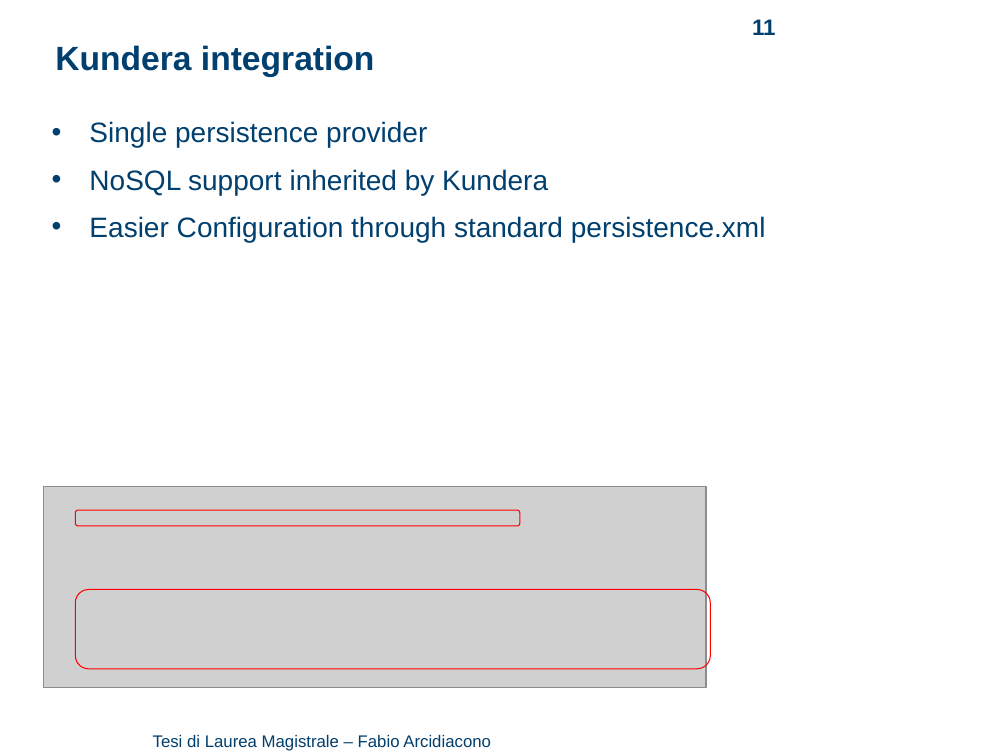
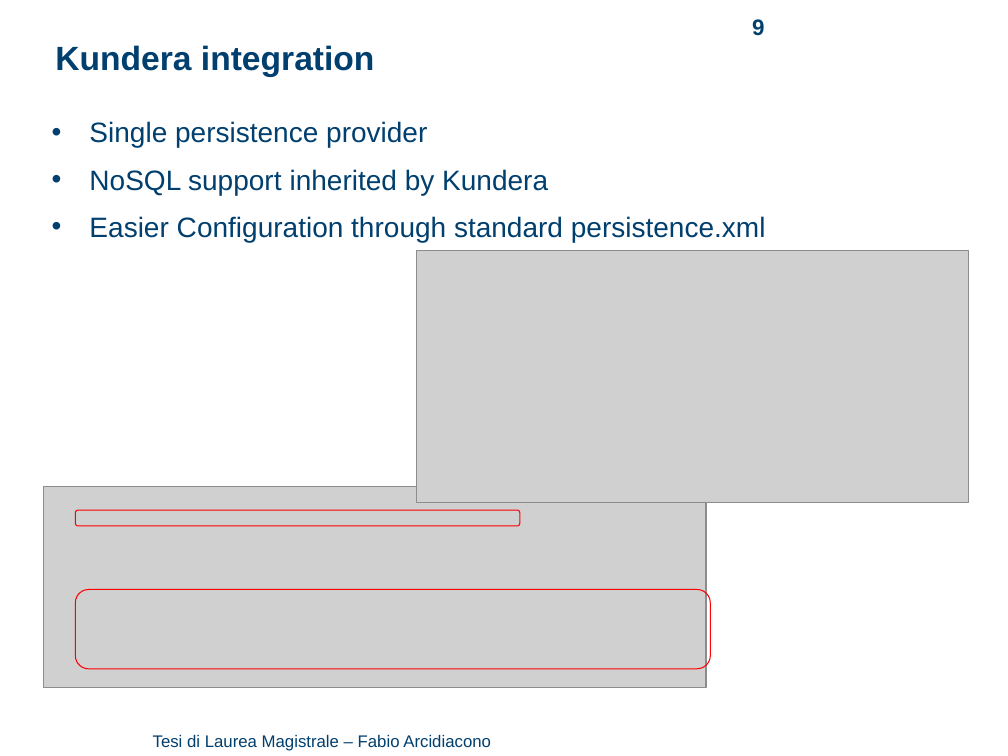
Before and after one commit to arci/thesis, a slide deck: slide 9 of presentation/ThesisPresentation.ppt (slide 11 before the commit). Drawn at 1008x756 pixels with LibreOffice and Linux fonts; fonts in the diff are those of the drawing; grey boxes stand for pictures; background and template pictures are left out. Boxes give left, top, right and bottom in pixels: in the first picture for what was removed or moved away, otherwise in the second. Text is boxed around its words. In the diff, an @@ line names an element or a change of style, - is before the commit and + after.

```diff
--- a/presentation/ThesisPresentation.ppt
+++ b/presentation/ThesisPresentation.ppt
@@ page number at bbox=[752, 19, 764, 35]: text changed @@
-11
+9
@@ picture added at bbox=[416, 251, 968, 502] @@
```
Also in this commit, not shown: 3 other slides changed, 5 slides removed, 2 other files.
